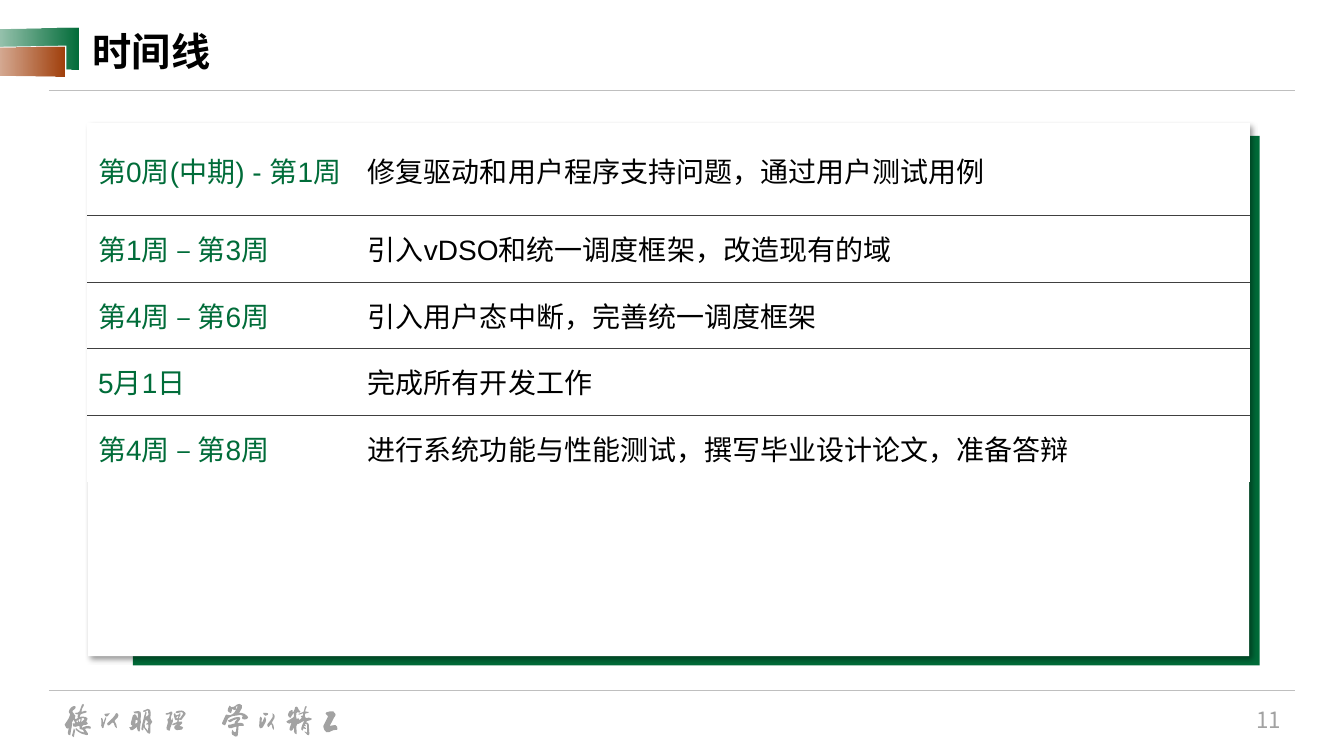
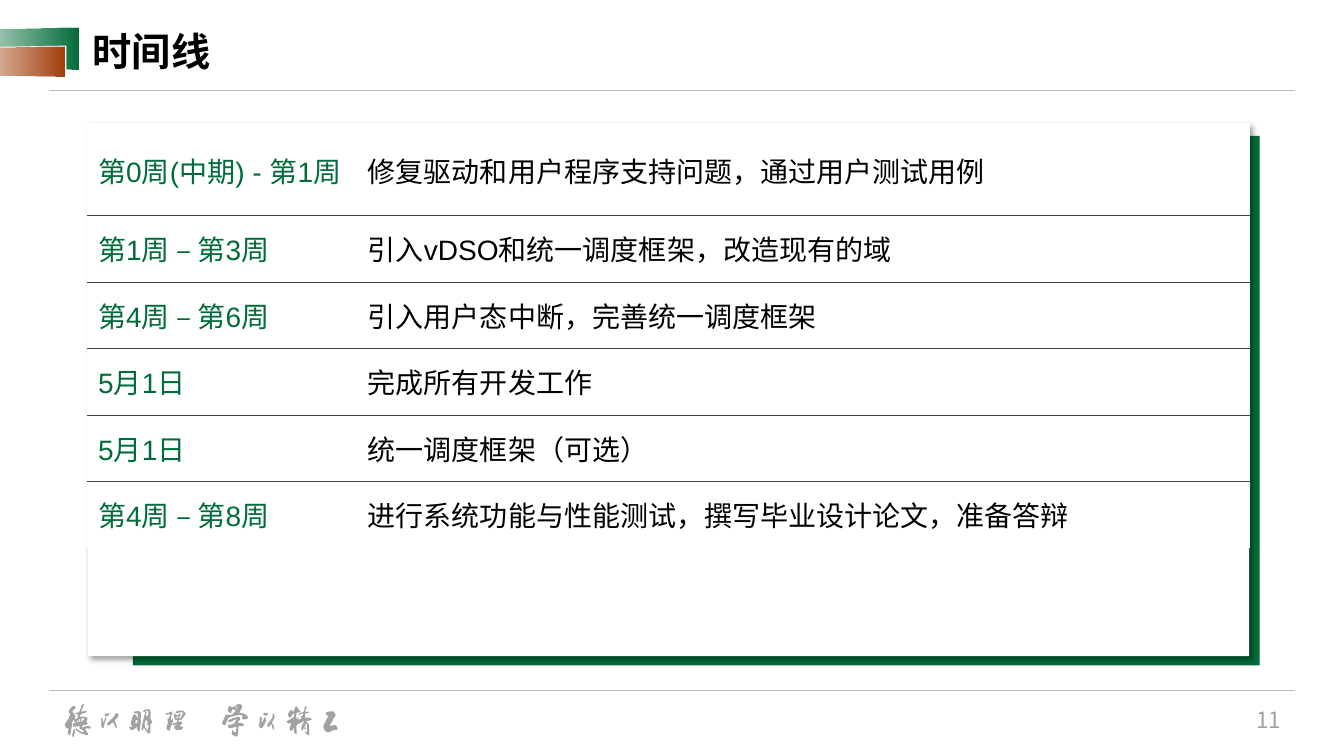
Before and after one commit to hhhjjjcc112/AsyncAlien, a slide deck: slide 11 of docs/graduation/中期/胡嘉晨-中期汇报.pptx. Drawn at 1344x756 pixels with LibreOffice and Linux fonts; fonts in the diff are those of the drawing; background and template pictures are left out. Boxes give left, top, right and bottom in pixels: in the first picture for what was removed or moved away, otherwise in the second. Text is boxed around its words. In the diff, an @@ line names an element or a change of style, - is before the commit and + after.

```diff
--- a/docs/graduation/中期/胡嘉晨-中期汇报.pptx
+++ b/docs/graduation/中期/胡嘉晨-中期汇报.pptx
@@ table at (x1=88, y1=124, x2=1249, y2=533) @@
+row 5: 5月1日 | 统一调度框架（可选）
```
Also in this commit, not shown: 1 other slide changed, 24 other files.
